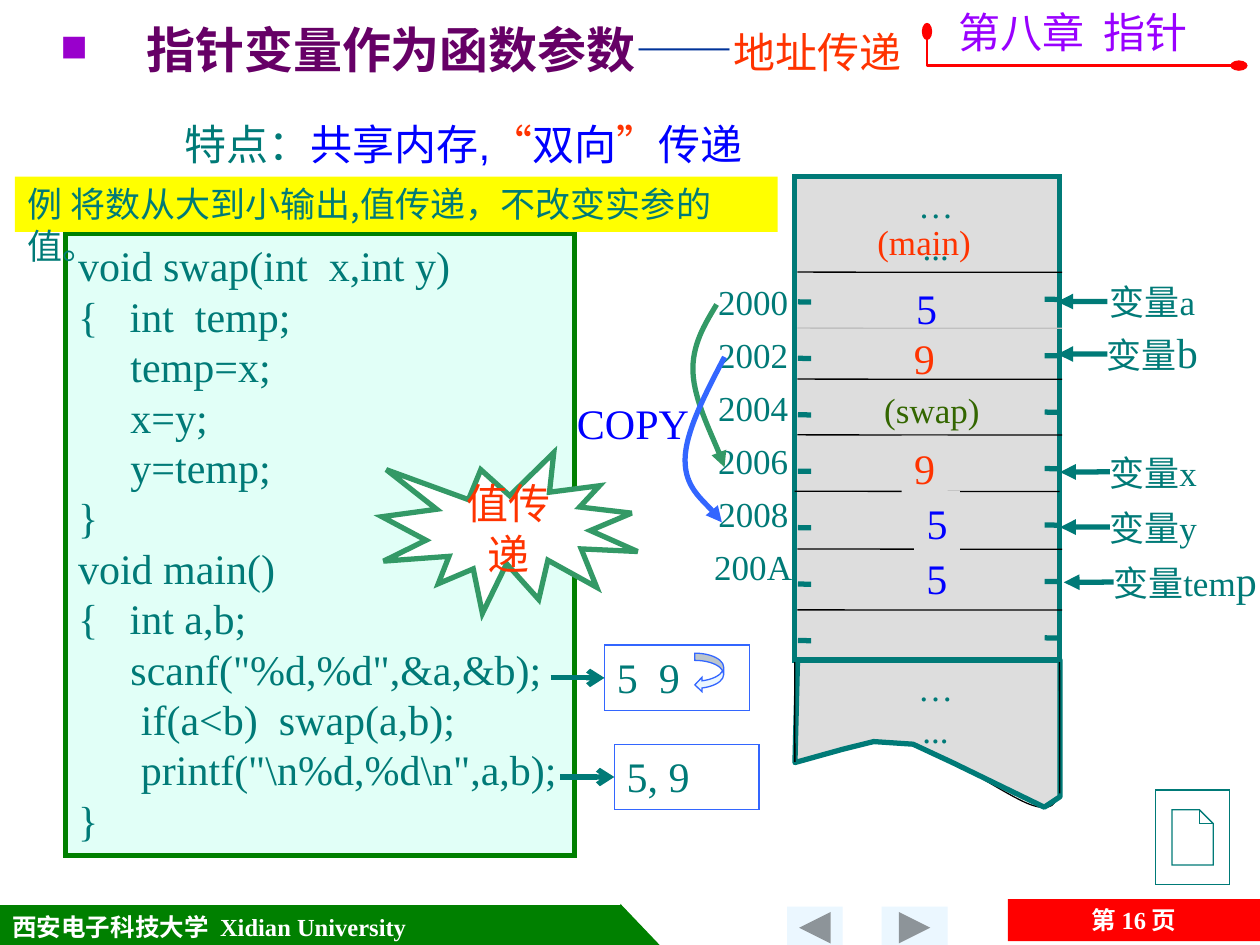
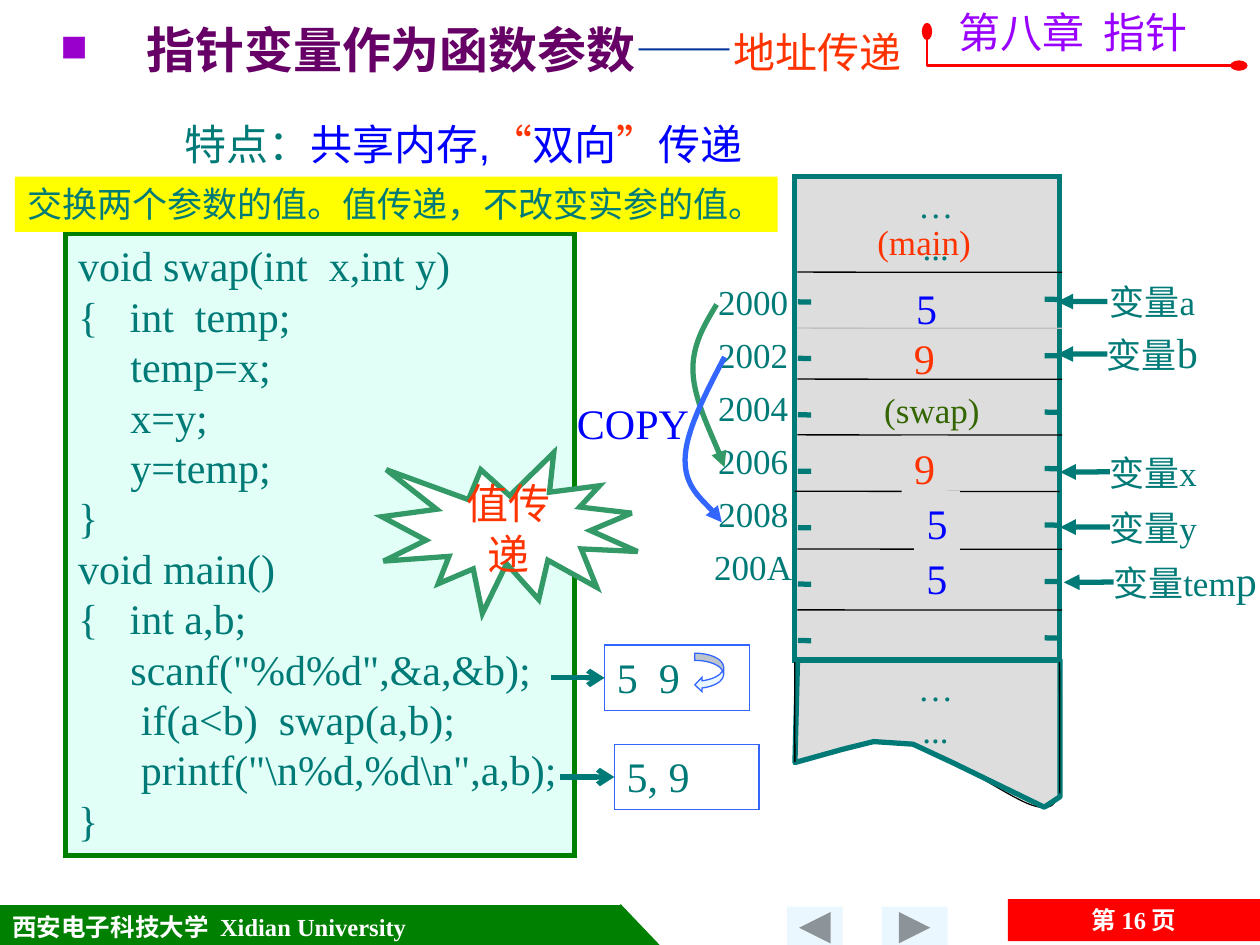
Before and after one commit to jtrfid/C-Repositories, a slide deck: slide 16 of 2015备课/课件/第8章 指针.pptx. Drawn at 1260x945 pixels with LibreOffice and Linux fonts; fonts in the diff are those of the drawing; background and template pictures are left out. Boxes give left, top, right and bottom in pixels: in the first picture for what was removed or moved away, otherwise in the second. Text is boxed around its words. In the diff, an @@ line names an element or a change of style, - is before the commit and + after.

Commit message:
修订ch8，添加实参二维数组，形参一维数组

```diff
--- a/2015备课/课件/第8章 指针.pptx
+++ b/2015备课/课件/第8章 指针.pptx
@@ text in rectangle at (x1=27, y1=187, x2=763, y2=221): text changed @@
-例 将数从大到小输出,值传递，不改变实参的值。
+交换两个参数的值。值传递，不改变实参的值。
@@ text in rectangle at (x1=130, y1=655, x2=530, y2=694): text changed @@
-scanf("%d,%d",&a,&b);
+scanf("%d%d",&a,&b);
@@ action button document removed at (x1=1155, y1=790, x2=1228, y2=885) @@
```
Also in this commit, not shown: 12 other slides changed, 1 slide added, 7 slides removed.
